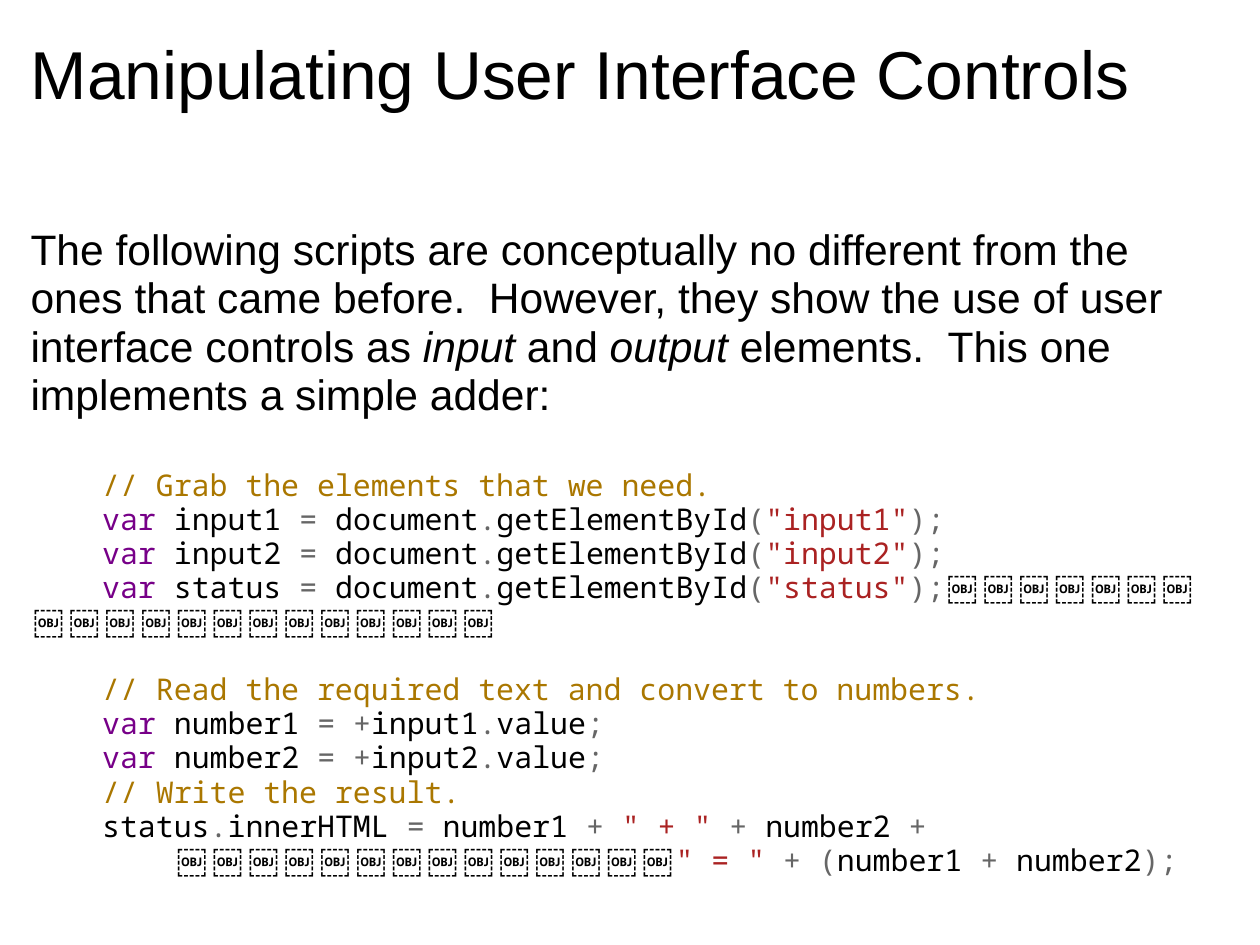
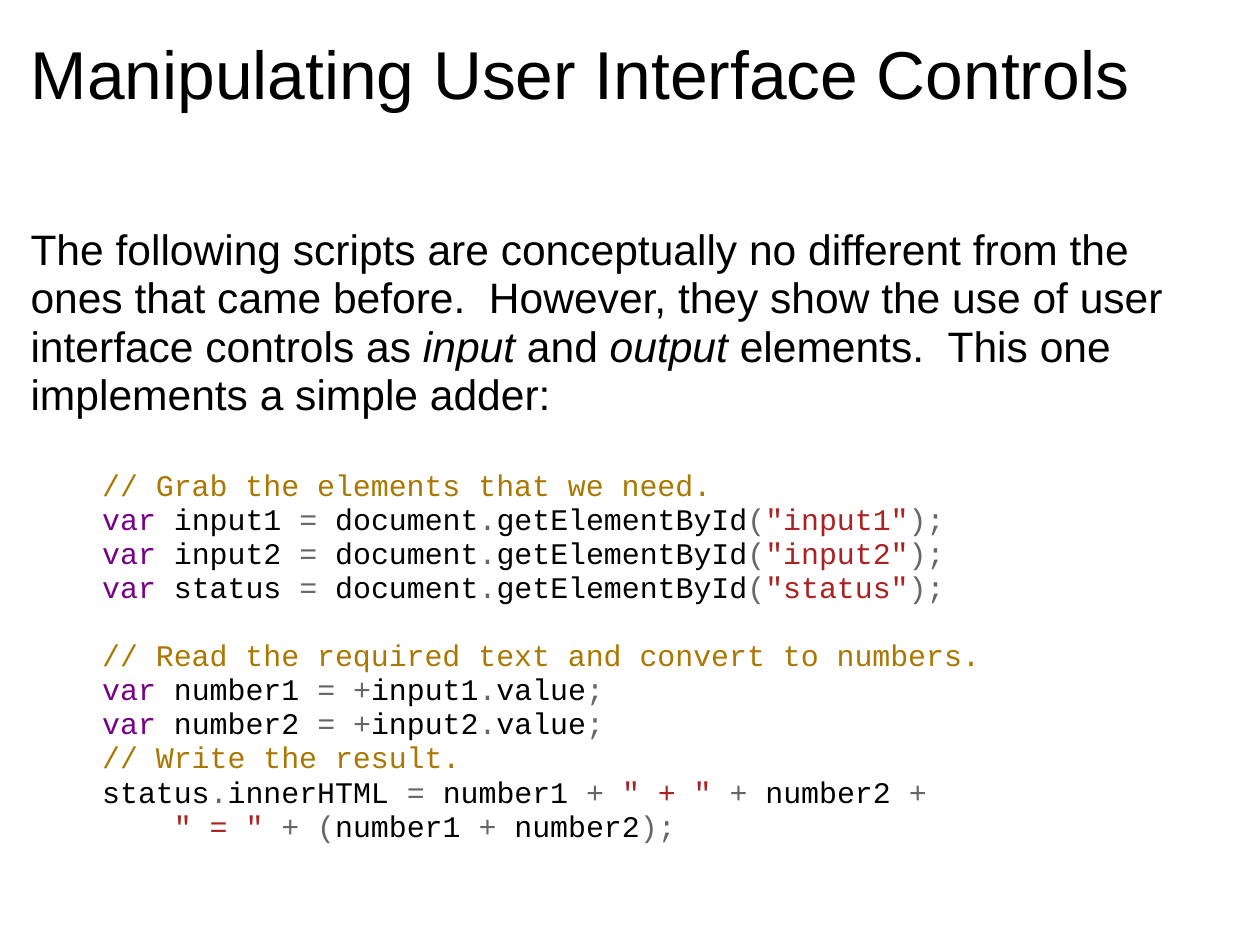
Before and after one commit to dondi/javascript-book, a slide deck: slide 19 of presentations/Chapter_6_Presentation.ppt. Drawn at 1260x945 pixels with LibreOffice and Linux fonts; fonts in the diff are those of the drawing; background and template pictures are left out. Boxes give left, top, right and bottom in pixels: in the first picture for what was removed or moved away, otherwise in the second. Text is boxed around its words. In the diff, an @@ line names an element or a change of style, - is before the commit and + after.

```diff
--- a/presentations/Chapter_6_Presentation.ppt
+++ b/presentations/Chapter_6_Presentation.ppt
@@ text at (x1=102, y1=474, x2=980, y2=843): text changed; font Noto Sans Mono to Courier New @@
-// Grab the elements that we need.
-var input1 = document.getElementById("input1");
-var input2 = document.getElementById("input2");
-var status = document.getElementById("status");￼￼￼￼￼￼￼￼￼￼￼￼￼￼￼￼￼￼￼￼
-// Read the required text and convert to numbers.
-var number1 = +input1.value;
-var number2 = +input2.value;
-// Write the result.
-status.innerHTML = number1 + " + " + number2 +
-￼￼￼￼￼￼￼￼￼￼￼￼￼￼" = " + (number1 + number2);
+// Grab the elements that we need.
+var input1 = document.getElementById("input1");
+var input2 = document.getElementById("input2");
+var status = document.getElementById("status");
+// Read the required text and convert to numbers.
+var number1 = +input1.value;
+var number2 = +input2.value;
+// Write the result.
+status.innerHTML = number1 + " + " + number2 +
+" = " + (number1 + number2);
```
Also in this commit, not shown: 15 other slides changed.
